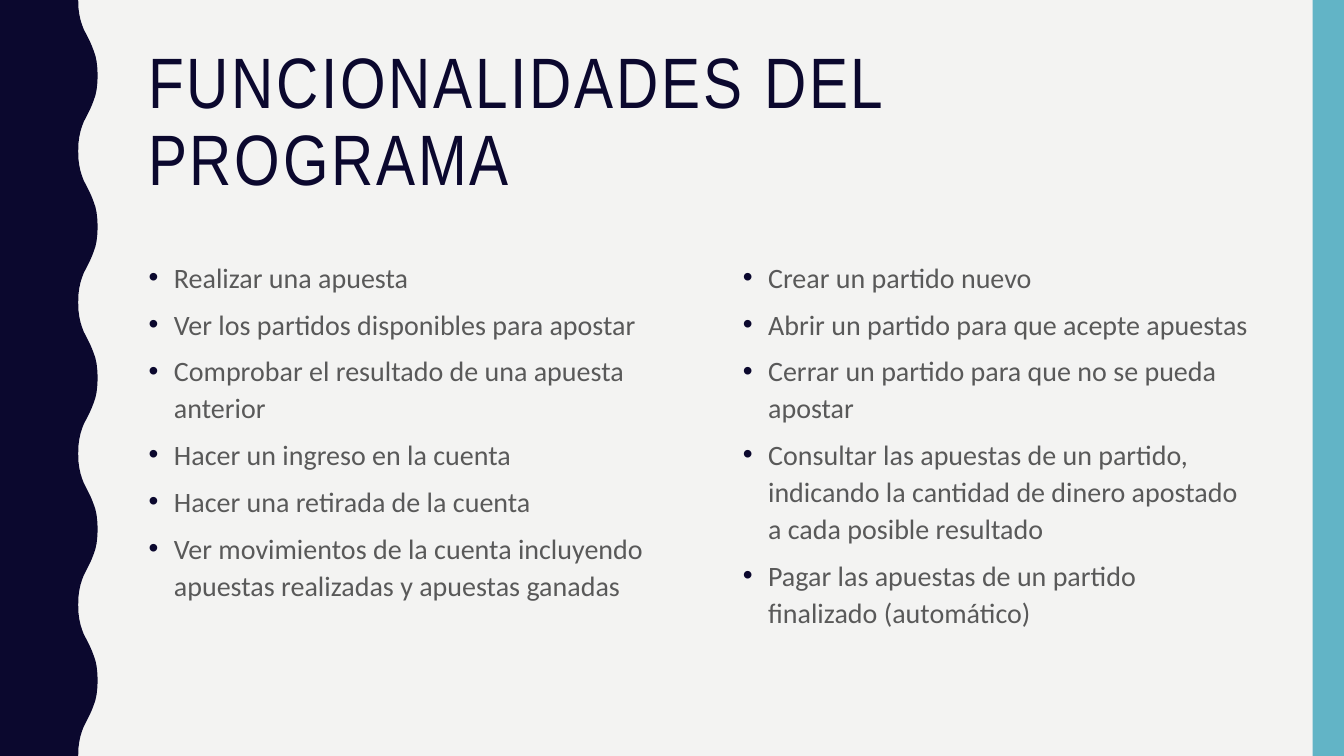
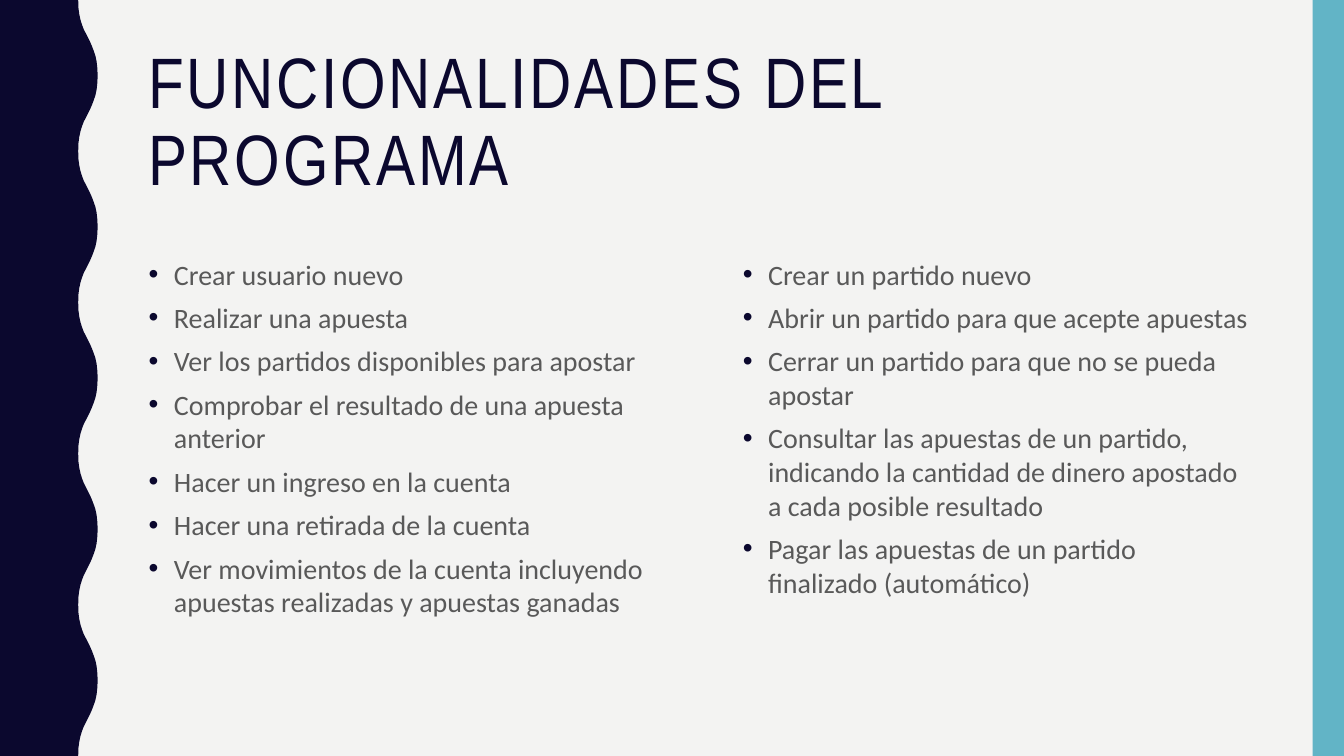
Before and after one commit to randomkwiz/ejercicioApuestasJDBC, a slide deck: slide 3 of ApuestasJDBC.pptx. Drawn at 1344x756 pixels with LibreOffice and Linux fonts; fonts in the diff are those of the drawing. Boxes give left, top, right and bottom in pixels: in the first picture for what was removed or moved away, otherwise in the second. Text is boxed around its words. In the diff, an @@ line names an element or a change of style, - is before the commit and + after.

```diff
--- a/ApuestasJDBC.pptx
+++ b/ApuestasJDBC.pptx
@@ text at <box>174,266,403,285</box>: paragraph added @@
+• Crear usuario nuevo
@@ text "Crear un partido nuevo" at <box>768,265,1247,597</box>: line spacing 1.1 to 1 @@
@@ text at <box>174,308,643,617</box>: line spacing 1.1 to 1 @@
```
Also in this commit, not shown: 1 other file.
